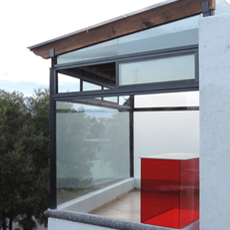
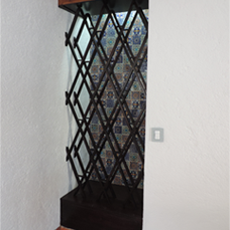
The second (230, 230) image is a revision of the first. Changes to its layers:
showed "Layer 7", painted on it over [0, 0, 230, 230]
hid "Layer 1" over [0, 0, 230, 230]
